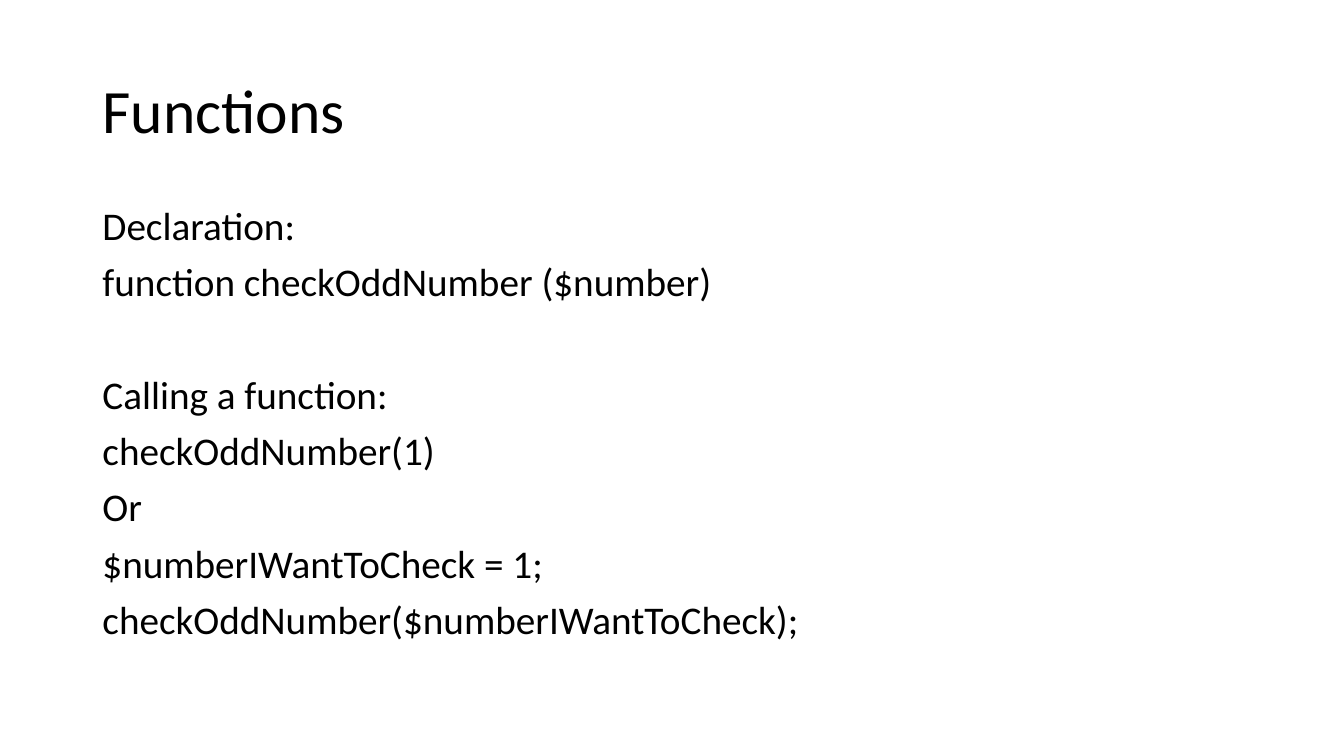
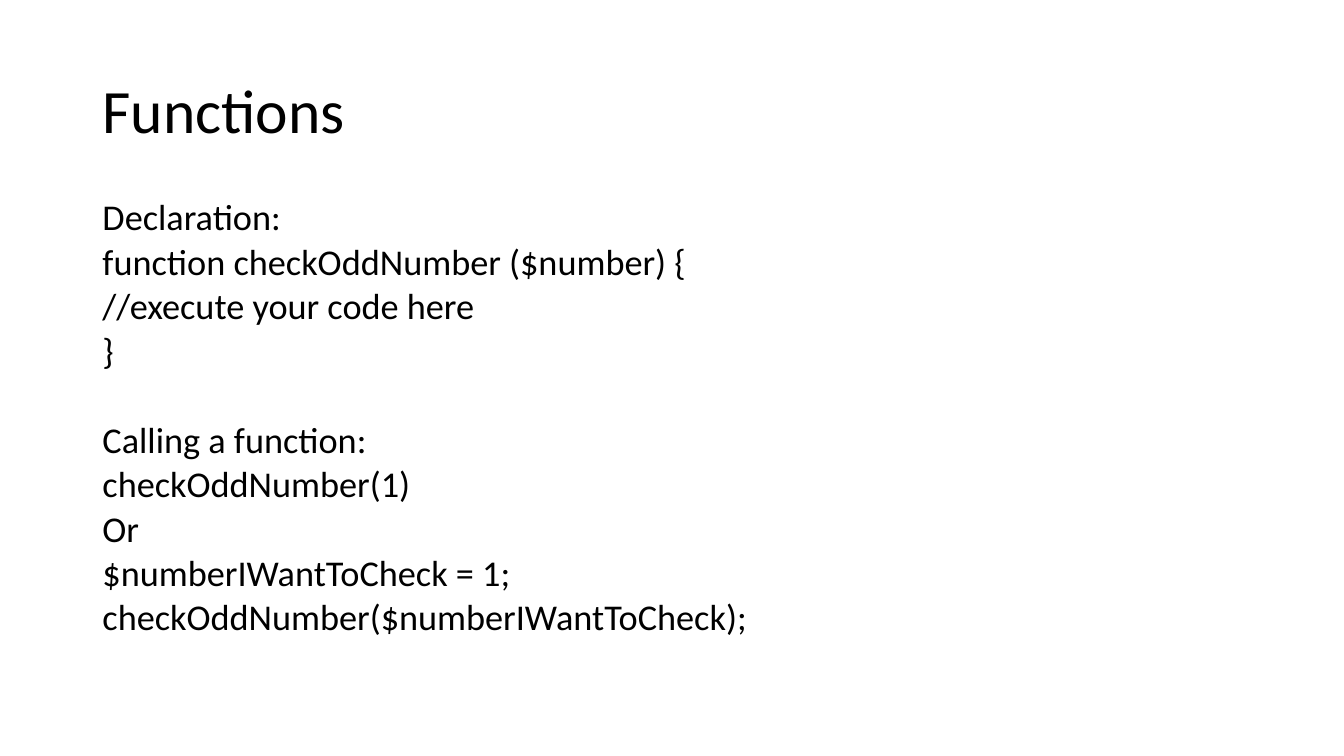
Before and after one commit to saorsa/php-course-excercises, a slide deck: slide 30 of Presentations/PHP Course.pptx (slide 32 before the commit). Drawn at 1344x756 pixels with LibreOffice and Linux fonts; fonts in the diff are those of the drawing. Boxes give left, top, right and bottom in pixels: in the first picture for what was removed or moved away, otherwise in the second. Text is boxed around its words. In the diff, an @@ line names an element or a change of style, - is before the commit and + after.

```diff
--- a/Presentations/PHP Course.pptx
+++ b/Presentations/PHP Course.pptx
@@ text at (102,204,746,635): size 28 to 25.9 pt in "Declaration:", "Calling a function:", "checkOddNumber(1)", "Or" and 2 more places; line spacing 0.9 to 0.7 @@
@@ text at (102,248,666,325): text changed; size 28 to 25.9 pt @@
-function checkOddNumber ($number)
+function checkOddNumber ($number) {
+//execute your code here
+}
```
Also in this commit, not shown: 4 other slides changed, 5 slides added, 2 slides removed, 6 other files.
